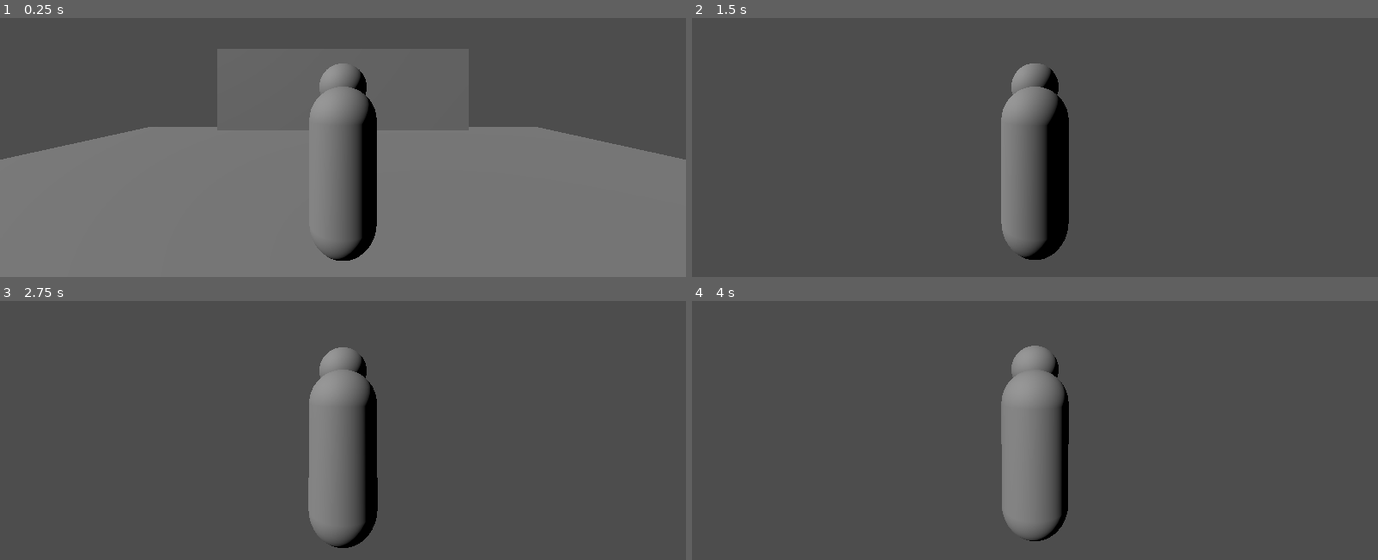
Above: before the commit, frames 1-4 (two rows, left to right).
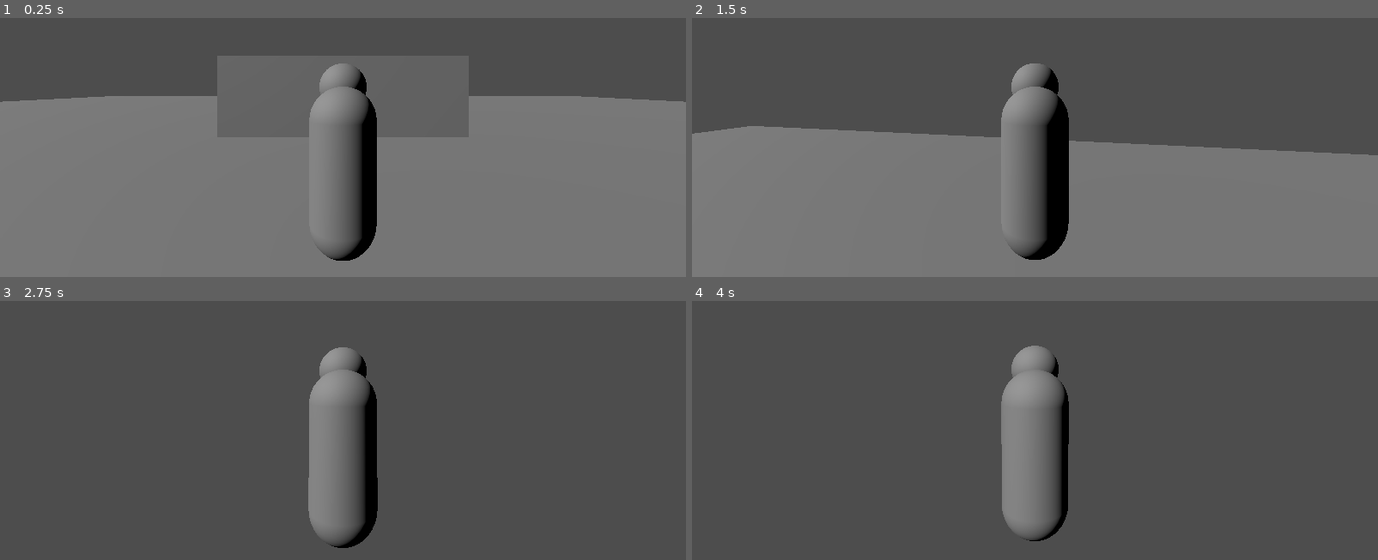
Above: after the commit, the same moments.

Repository: Smijj/3D-Hack-n-Slash
Game: Godot game, scene res://DSmyth/Scenes/Levels/main.tscn
Same seed, same stepped clock (60 frames per second), same inputs: the game is played once before the commit and once after it.
Inputs (mouse positions are in pixels of both pictures, inside the frame that each line leads up to):
- Up to frame 1 (0.25 s): no input
- Up to frame 2 (1.5 s): move the mouse to (1069, 82) at 0.52 s; hold Right mouse button (Dash) 0.53-1.28 s; hold W (MoveForward) from 0.53 s (still down); tap Space (Jump) at 0.77, 1.07 s; tap E (Empower1) at 0.8, 1.35 s; move the mouse to (1000, 85) at 1.27 s
- Up to frame 3 (2.75 s): keep holding W (MoveForward); tap Space (Jump) at 1.52, 1.55, 1.82 s; move the mouse to (356, 360) at 2.02 s; hold Space (Jump) from 2.03 s (still down); right-click (356, 360) at 2.3 s
- Up to frame 4 (4 s): keep holding W (MoveForward); move the mouse to (1028, 373) at 2.77 s; release Space (Jump) at 2.78 s; click (1028, 373) at 2.85 s; tap Space (Jump) at 3.02, 3.32, 3.77, 3.8 s; tap E (Empower1) at 3.05 s; tap Enter at 3.5 s; move the mouse to (1083, 370) at 3.52 s; hold Right mouse button (Dash) from 3.53 s (still down)

The runs differ from the first frame. In frame 1, 10% of the frame differs, in the area x 0-100%, y 11-55%; in frame 2, 49%, in the area x 0-100%, y 41-100%; in frame 3, less than 0.1%; in frame 4, less than 0.1%.

Commit message:
Setup basic momentum and dashing. Started working on making the movement feel good - need a lot of work. + Reorganised how all the variables are displayed in the editor

Diff:
--- a/GD.3D Hack n Slash/DSmyth/Scenes/CharacterScenes/player.tscn
+++ b/GD.3D Hack n Slash/DSmyth/Scenes/CharacterScenes/player.tscn
@@ -21,9 +21,14 @@
 [node name="Player" type="CharacterBody3D" node_paths=PackedStringArray("AttackComp", "DamageableComps")]
 collision_layer = 2
 script = ExtResource("1_aqmr1")
-Sens = 0.2
+_AccelerationTime = 1.5
+_DeccelerationTime = 5.0
+_AirControlMultiplier = 0.5
+_MomentumDecayRate = 10.0
+_MomentumDecayDelay = 1.5
+_DashTravelTime = 0.15
+_DashExitVelocity = 35.0
 MoveSpeed = 15.0
-JumpVelocity = 10.0
 AttackComp = NodePath("AttackComponent")
 DamageableComps = [NodePath("DamagableComponent")]
 
--- a/GD.3D Hack n Slash/DSmyth/Scenes/Levels/main.tscn
+++ b/GD.3D Hack n Slash/DSmyth/Scenes/Levels/main.tscn
@@ -5,8 +5,7 @@
 
 [sub_resource type="BoxMesh" id="BoxMesh_21eyp"]
 
-[sub_resource type="BoxShape3D" id="BoxShape3D_2i76t"]
-size = Vector3(20, 1, 20)
+[sub_resource type="WorldBoundaryShape3D" id="WorldBoundaryShape3D_ru02t"]
 
 [sub_resource type="BoxShape3D" id="BoxShape3D_m5yle"]
 size = Vector3(12, 4, 1)
@@ -22,11 +21,12 @@
 transform = Transform3D(1, 0, 0, 0, 1, 0, 0, 0, 1, 0, -1, 0)
 
 [node name="MeshInstance3D" type="MeshInstance3D" parent="Ground"]
-transform = Transform3D(20, 0, 0, 0, 1, 0, 0, 0, 20, 0, 0, 0)
+transform = Transform3D(100, 0, 0, 0, 1, 0, 0, 0, 100, 0, 0, 0)
 mesh = SubResource("BoxMesh_21eyp")
 
 [node name="CollisionShape3D" type="CollisionShape3D" parent="Ground"]
-shape = SubResource("BoxShape3D_2i76t")
+transform = Transform3D(1, 0, 0, 0, 1, 0, 0, 0, 1, 0, 1, 0)
+shape = SubResource("WorldBoundaryShape3D_ru02t")
 
 [node name="Wall" type="StaticBody3D" parent="."]
 transform = Transform3D(1, 0, 0, 0, 1, 0, 0, 0, 1, 0, 1.39707, -9.47873)
--- a/GD.3D Hack n Slash/DSmyth/Scripts/CharacterModule/character.gd
+++ b/GD.3D Hack n Slash/DSmyth/Scripts/CharacterModule/character.gd
@@ -2,29 +2,48 @@
 extends CharacterBody3D
 
 @export_category("Character Settings")
-@export var MoveSpeed = 5.0
-@export var JumpVelocity = 4.5
+
+@export_group("Movement")
+@export var MoveSpeed : float = 5
 # Get the Gravity from the project settings to be synced with RigidBody nodes.
-var Gravity = ProjectSettings.get_setting("physics/3d/default_gravity")
+var _Gravity = ProjectSettings.get_setting("physics/3d/default_gravity")
 
-@export_category("Character Stats")
+@export_group("Stats")
 @export var MaxHealth : float = 100
 @export var WeightType : Constants.WeightType = Constants.WeightType.LIGHT
+var _CurrentHealth : float = 100
 
-var CurrentHealth : float = 100
-
-@export_category("References")
+@export_group("References")
 @export var AttackComp : AttackComponent
 @export var DamageableComps : Array[DamageableComponent]
 
 
+#region Core + Events
+
 func _ready():
-	Initialize()
-
-func Initialize():
 	for comp in DamageableComps:
 		if !comp: continue
 		comp.OnDamageTaken.connect(TakeDamage)
+	Initialize()
+
+# Virtual Func
+func Initialize():
+	pass
+
+func _physics_process(delta):
+	# Handle Gravity
+	if not is_on_floor():
+		velocity.y -= _Gravity * delta
+
+	PhysicsUpdate(delta)
+	move_and_slide()
+
+# Virtual Func
+func PhysicsUpdate(delta):
+	pass
+
+#endregion
+
 
 func TakeDamage(attackData:AttackData):
 	# Checks to make sure the recieved attack isnt your own - to not hurt thineself
--- a/GD.3D Hack n Slash/DSmyth/Scripts/CharacterModule/enemy.gd
+++ b/GD.3D Hack n Slash/DSmyth/Scripts/CharacterModule/enemy.gd
@@ -1,4 +1,12 @@
 extends Character
+
+# Override Func
+func Initialize():
+	pass
+
+# Override Func
+func PhysicsUpdate(delta):
+	pass
 
 func _input(event):
 	if event.is_action_pressed("TestEnemyAttack"):
--- a/GD.3D Hack n Slash/DSmyth/Scripts/CharacterModule/player.gd
+++ b/GD.3D Hack n Slash/DSmyth/Scripts/CharacterModule/player.gd
@@ -1,49 +1,143 @@
 extends Character
 # Handles Player Input, Momentum, Dashing, and Jumping
+@export_category("Player Settings")
 
-@export_category("Camera Settings")
-@onready var CameraPivot:Node3D = $CameraOrigin
-@export var Sens := 0.5
+@export_group("Movement")
+@export var _AccelerationTime : float = 3
+@export var _DeccelerationTime : float = 3
+@export var _JumpVelocity : float = 10
+@export var _AirControlMultiplier : float = 0.25
+var _XAccelerationTimeCounter := 0.0
+var _ZAccelerationTimeCounter := 0.0
+var _DeccelerationTimeCounter := 0.0
+
+@export_group("Momentum")
+@export var _MaxMomentum : float = 100
+@export var _CurrentMomentum : float = 0:
+	set(value): _CurrentMomentum = clampf(value, 0, _MaxMomentum)
+@export var _MaxMomentumMuliplier : float = 2
+@export var _MomentumDecayRate : float = 1
+@export var _MomentumDecayDelay : float = 3
+var _MomentumDecayDelayCounter : float = 0
+var _IsMoving := false
+var _MomentumMultiplier : float = 1:
+	get:
+		var momentumPercent = _CurrentMomentum/_MaxMomentum
+		return lerpf(1, _MaxMomentumMuliplier, momentumPercent)
+
+@export_group("Dash")
+@export var _DashCD : float = 0.5
+@export var _DashDistance : float = 10
+@export var _DashTravelTime : float = 0.4
+@export var _DashExitVelocity : float = 10
+var _DashingTween : Tween
+
+@export_group("Camera")
+@export var _MouseSensitivity := 0.2
+@onready var _CameraPivot :Node3D = $CameraOrigin
+
 
 #region Godot Functions & Events
 
-func _ready():
-	Initialize()
+# Override Func
+func Initialize():
 	Input.mouse_mode = Input.MOUSE_MODE_CAPTURED
 
-func _physics_process(delta):
-	HandleMovement(delta)
-	move_and_slide()
+# Override Func
+func PhysicsUpdate(delta):
+	_HandleMovement(delta)
+
+func _process(delta):
+	if _IsMoving:
+		_CurrentMomentum += 5 * delta
+		if _MomentumDecayDelayCounter != 0: _MomentumDecayDelayCounter = 0
+	else:
+		if _MomentumDecayDelayCounter < _MomentumDecayDelay: _MomentumDecayDelayCounter += delta
+
+	if _CurrentMomentum > 0 and _MomentumDecayDelayCounter >= _MomentumDecayDelay:
+		_CurrentMomentum -= _MomentumDecayRate * delta
+
 
 func _input(event):
+	# Handle Jump
+	if event.is_action_pressed("Jump") and is_on_floor():
+		velocity.y = _JumpVelocity
 
+	# Handle Camera
 	if event is InputEventMouseMotion:
-		rotate_y(deg_to_rad(-event.relative.x * Sens))
-		CameraPivot.rotate_x(deg_to_rad(-event.relative.y * Sens))
-		CameraPivot.rotation.x = clamp(CameraPivot.rotation.x, deg_to_rad(-90), deg_to_rad(45))
+		rotate_y(deg_to_rad(-event.relative.x * _MouseSensitivity))
+		_CameraPivot.rotate_x(deg_to_rad(-event.relative.y * _MouseSensitivity))
+		_CameraPivot.rotation.x = clamp(_CameraPivot.rotation.x, deg_to_rad(-90), deg_to_rad(45))
+
+	if event.is_action_pressed("Dash"):
+		Dash()
 
 	if event.is_action_pressed("Attack"):
 		if AttackComp: AttackComp.Attack(self, Constants.AttackType.BASIC)
-	pass
+
+	if event.is_action_pressed("Empower1"):
+		_CurrentMomentum += 10
+
 
 #endregion
 
+func Dash():
+	if _DashingTween: _DashingTween.kill()
+	_DashingTween = create_tween()
+	_DashingTween.tween_method(_MovePlayer, position, position + (-transform.basis.z * _DashDistance), _DashTravelTime)
+	_DashingTween.set_ease(Tween.EASE_OUT)
+	_DashingTween.set_trans(Tween.TRANS_EXPO)
+	_DashingTween.finished.connect(func(): velocity = -transform.basis.z * _DashExitVelocity, CONNECT_ONE_SHOT)
 
-func HandleMovement(delta):
-	# Add the Gravity.
-	if not is_on_floor():
-		velocity.y -= Gravity * delta
+func _MovePlayer(newPosition):
+	position.x = newPosition.x
+	position.z = newPosition.z
 
-	# Handle jump.
-	if Input.is_action_just_pressed("Jump") and is_on_floor():
-		velocity.y = JumpVelocity
 
+var _LastXInputDir = 0
+var _LastZInputDir = 0
+func _HandleMovement(delta):
 	# Get the input direction and handle the movement/deceleration.
-	var inputDir = Input.get_vector("MoveLeft", "MoveRight", "MoveForward", "MoveBack")
-	var direction = (transform.basis * Vector3(inputDir.x, 0, inputDir.y)).normalized()
+	var inputDir := Input.get_vector("MoveLeft", "MoveRight", "MoveForward", "MoveBack")
+	var direction := (basis * Vector3(inputDir.x, 0, inputDir.y)).normalized()
+	var moveSpeed := MoveSpeed * _MomentumMultiplier
+	var accelerationTime := _AccelerationTime
+	if !is_on_floor():
+		accelerationTime /= _AirControlMultiplier
+
 	if direction:
+		_IsMoving = true
+		if signi(_LastXInputDir) != signi(inputDir.x):
+			_XAccelerationTimeCounter = 0
+		if signi(_LastZInputDir) != signi(inputDir.y):
+			_ZAccelerationTimeCounter = 0
+
+		_LastXInputDir = inputDir.x
+		_LastZInputDir = inputDir.y
+
+		_DeccelerationTimeCounter = 0
+		if absf(_XAccelerationTimeCounter) < accelerationTime: _XAccelerationTimeCounter += delta * signf(inputDir.x)
+		if absf(_ZAccelerationTimeCounter) < accelerationTime: _ZAccelerationTimeCounter += delta * signf(inputDir.y)
+		#velocity.x = direction.x * lerpf(velocity.x, moveSpeed, absf(_XAccelerationTimeCounter)/accelerationTime)
 		velocity.x = direction.x * MoveSpeed
+		print("X: "+str(velocity.x))
+		#velocity.z = lerpf(velocity.z, direction.z * moveSpeed, absf(_ZAccelerationTimeCounter)/accelerationTime)
 		velocity.z = direction.z * MoveSpeed
+		print("Z: "+str(velocity.z))
 	else:
-		velocity.x = move_toward(velocity.x, 0, MoveSpeed)
-		velocity.z = move_toward(velocity.z, 0, MoveSpeed)
+		_IsMoving = false
+		_XAccelerationTimeCounter = 0
+		_ZAccelerationTimeCounter = 0
+		if _DeccelerationTimeCounter < accelerationTime: _DeccelerationTimeCounter += delta
+
+		velocity.x = move_toward(velocity.x, 0, moveSpeed)
+		velocity.z = move_toward(velocity.z, 0, moveSpeed)
+
+		#if is_on_floor():
+			#_SlowDownHorizontalVelocity(_DeccelerationTimeCounter/_DeccelerationTime)
+		#else:
+			#_SlowDownHorizontalVelocity(_DeccelerationTimeCounter/(_DeccelerationTime*2))
+
+func _SlowDownHorizontalVelocity(weight:float):
+	velocity.x = lerpf(velocity.x, 0, weight)
+	velocity.z = lerpf(velocity.z, 0, weight)
